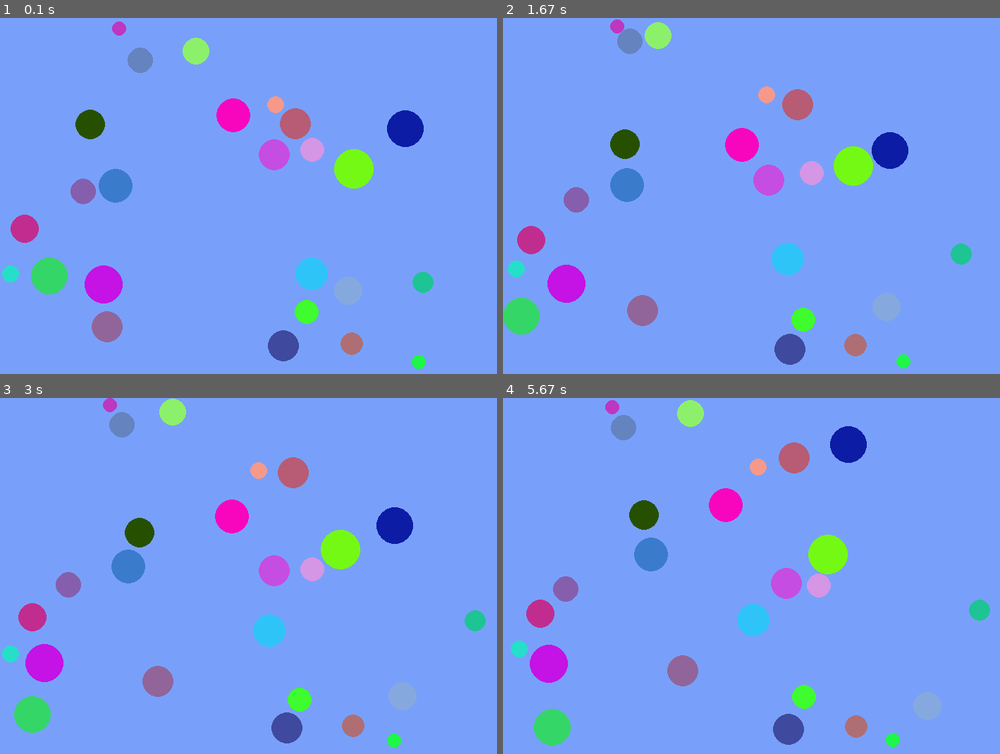
Above: before the commit, frames 1-4 (two rows, left to right).
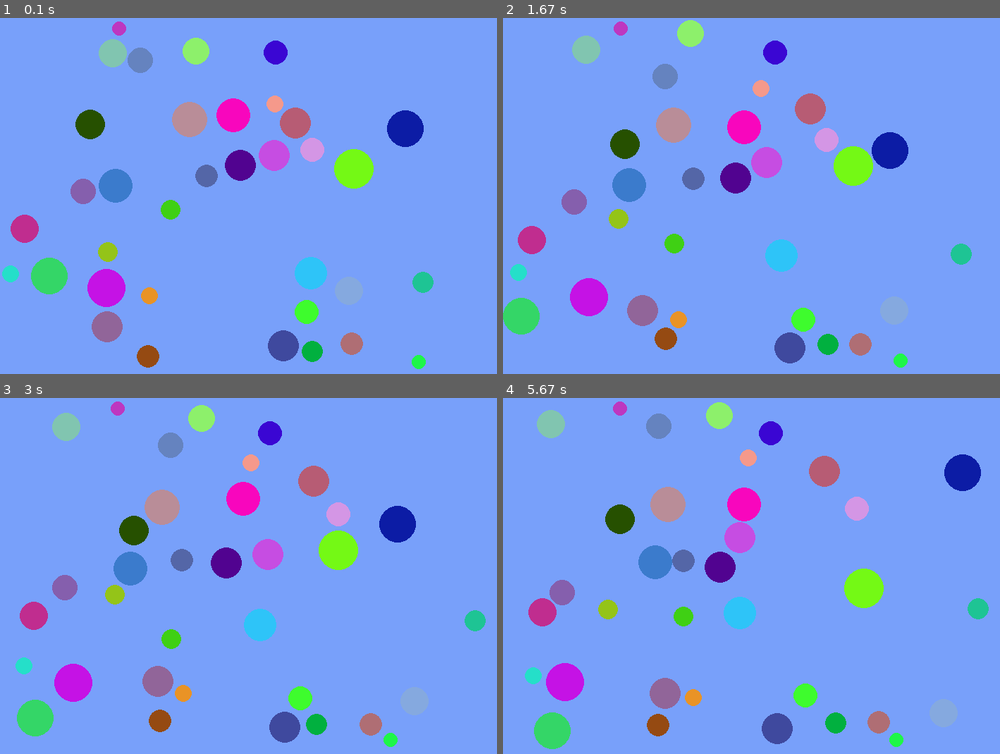
Above: after the commit, the same moments.

Repository: maciejbac/pyGame
Game: pygame game, started from main.py
Same seed, same stepped clock (60 frames per second), same inputs: the game is played once before the commit and once after it.
Inputs (mouse positions are in pixels of both pictures, inside the frame that each line leads up to):
- Up to frame 1 (0.1 s): no input
- Up to frame 2 (1.67 s): click (637, 71) at 1.38 s
- Up to frame 3 (3 s): click (263, 536) at 1.72 s; click (188, 472) at 2.05 s; click (402, 536) at 2.88 s
- Up to frame 4 (5.67 s): click (910, 504) at 3.22 s; click (622, 583) at 3.58 s; click (671, 643) at 4.38 s; click (676, 508) at 4.72 s; click (751, 483) at 5.05 s

The runs differ from the first frame. In frame 1, 3.0% of the frame differs, in the area x 17-74%, y 5-99%; in frame 2, 8.2%; in frame 3, 10%; in frame 4, 15%, in the area x 1-99%, y 0-99%.

Commit message:
Toggled elasticity variables and increased particle count

Diff:
--- a/main.py
+++ b/main.py
@@ -13,11 +13,11 @@
 selected_particle = None
 background_color = (120, 160, 250)
 pygame.display.set_caption('Ball game')
-particle_count = 25
+particle_count = 35
 gravity_on = False
 gravity = (math.pi, 0.02)
 mass_of_air = 0.1
-elasticity = 0.75
+elasticity = 0.9
 particle_max_size = 30
 
 # Initialize the screen object
